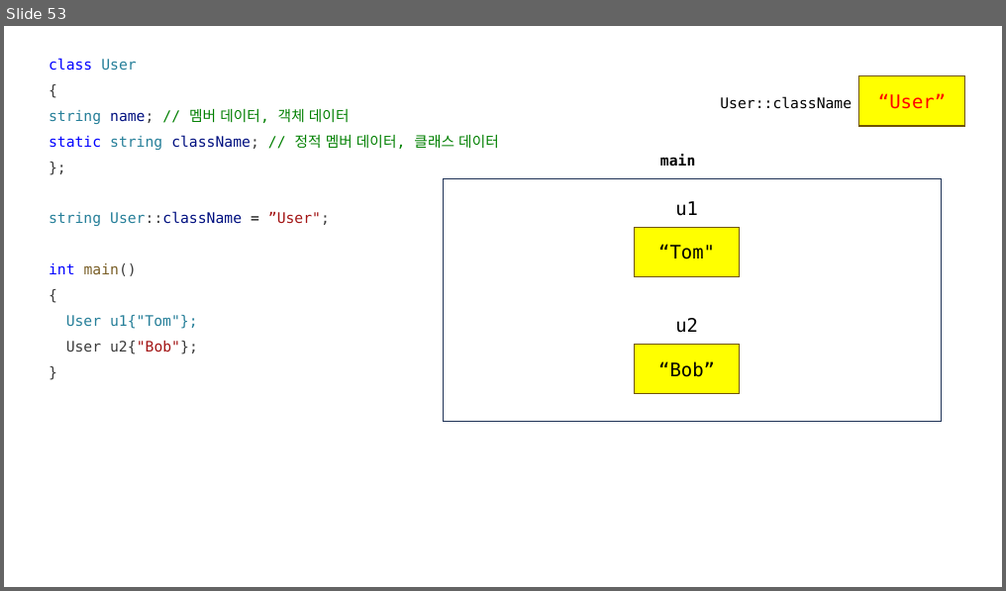
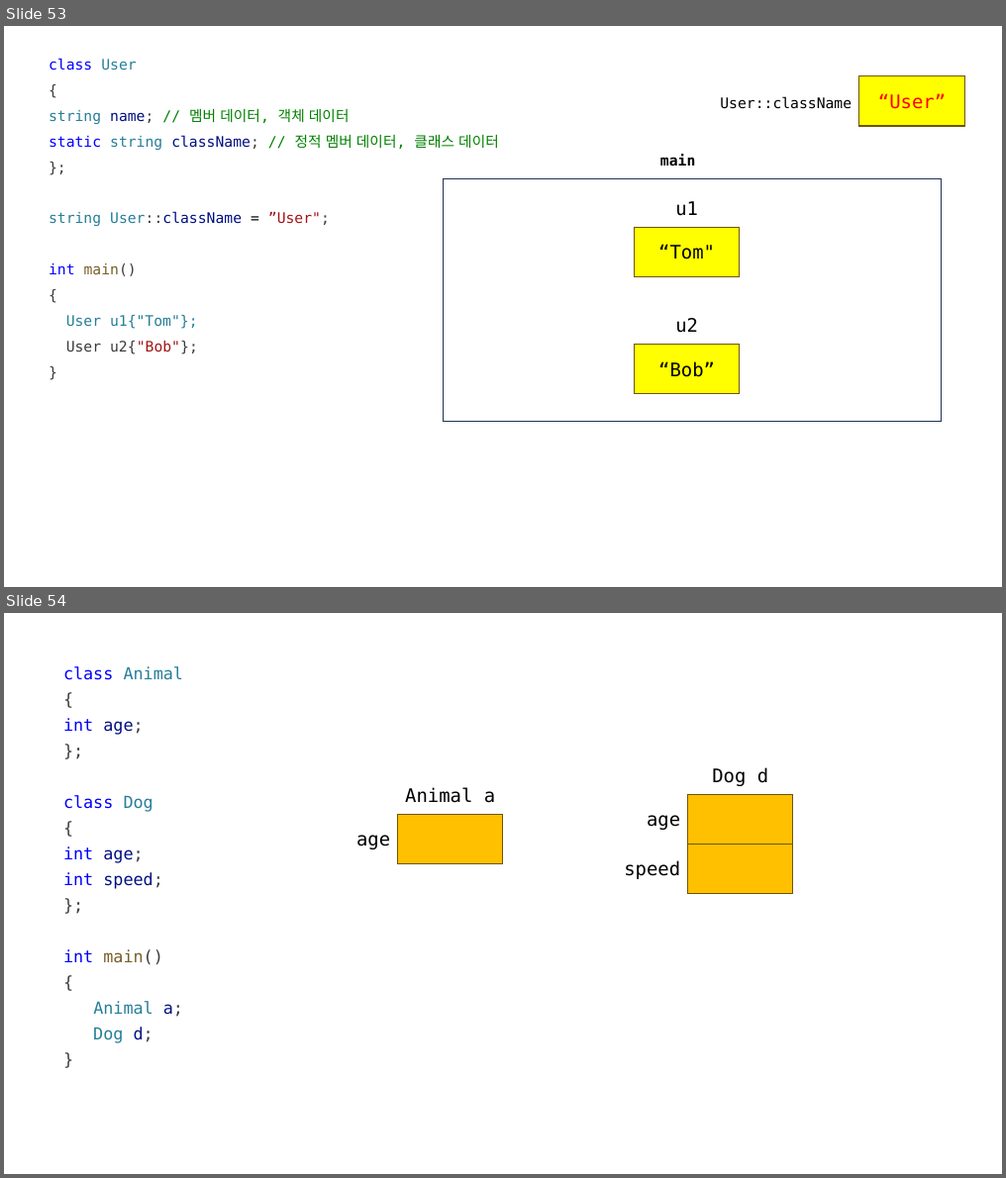
Before and after one commit to yoondev-classroom/cpp_250512, a slide deck: cpp_250512.pptx. Shown one above the other, each under a label of ours: slide 53 before the commit, slides 53 and 54 after it. The pictures are 1006x591 and 1006x1178 pixels, drawn with LibreOffice and Linux fonts; fonts in the diff are those of the drawing. Boxes give left, top, right and bottom in pixels: in the first picture for what was removed or moved away, otherwise in the second. Text is boxed around its words. In the diff, an @@ line names an element or a change of style, - is before the commit and + after.

```diff
--- a/cpp_250512.pptx
+++ b/cpp_250512.pptx
@@ slide 54 added at (4,613,1002,1174), background #FFFFFF @@
@@ text added at (63,666,184,1044), 16 pt, text #0000FF @@
+class Animal
+{
+int age;
+};
+class Dog
+{
+int age;
+int speed;
+};
+int main()
+{
+Animal a;
+Dog d;
+}
@@ text added at (405,787,495,803), 18 pt, text #000000 @@
+Animal a
@@ text added at (712,767,768,786), 18 pt, text #000000 @@
+Dog d
@@ rectangle added at (398,814,503,863), fill #FFC000, outline #705400 1 pt @@
@@ text added at (647,815,680,830), 18 pt, text #000000 @@
+age
@@ rectangle added at (688,795,794,845), fill #FFC000, outline #705400 1 pt @@
@@ text added at (356,835,390,850), 18 pt, text #000000 @@
+age
@@ rectangle added at (688,845,794,894), fill #FFC000, outline #705400 1 pt @@
@@ text added at (624,861,680,879), 18 pt, text #000000 @@
+speed
```
Also in this commit, not shown: 3 other files.
